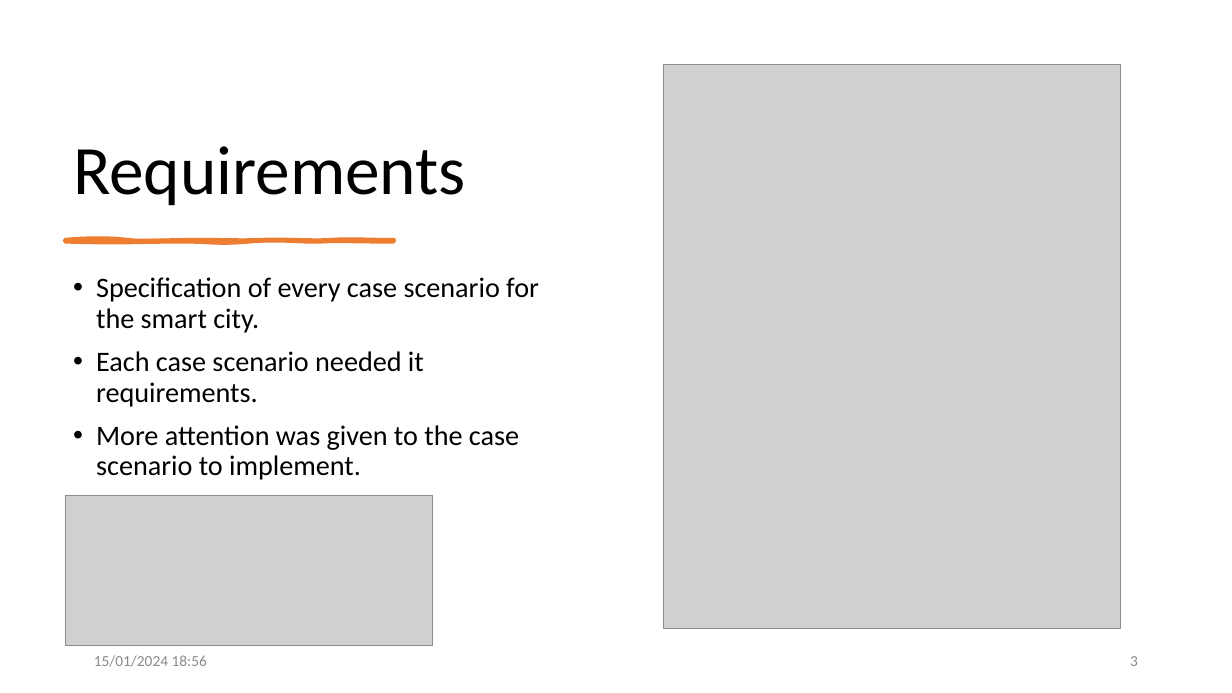
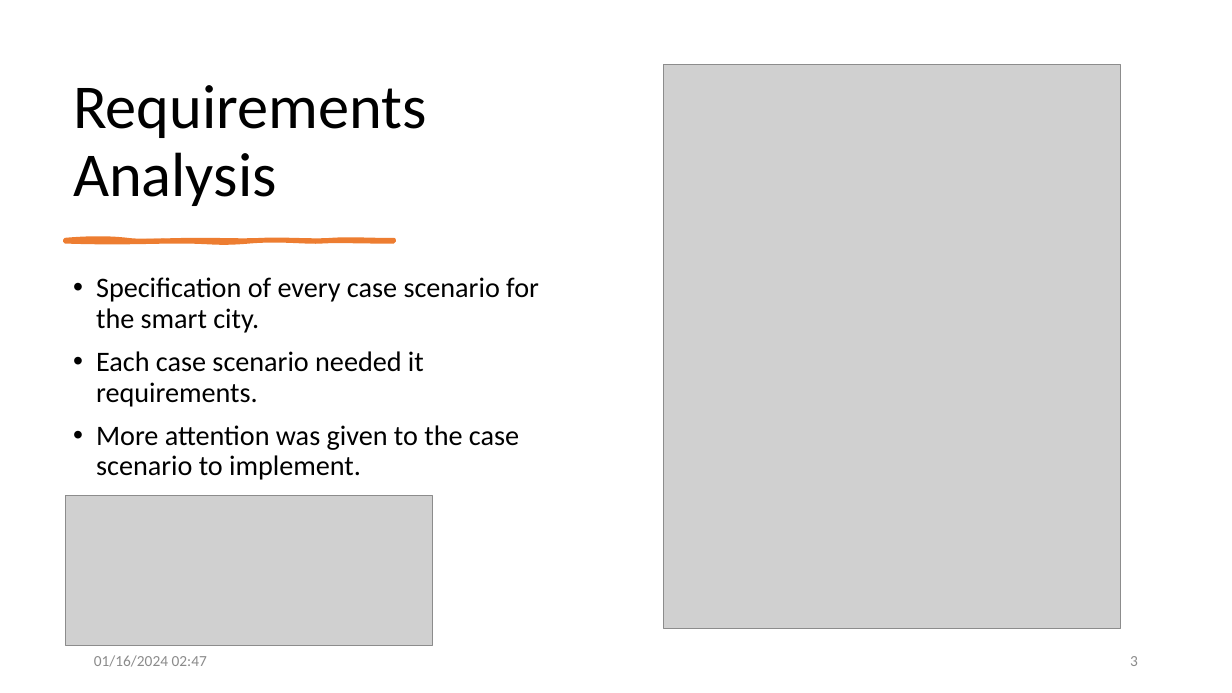
Before and after one commit to allerter/ESE-Smart-City, a slide deck: slide 3 of Requirements/Presentations/Presentation_Merge.pptx. Drawn at 1232x693 pixels with LibreOffice and Linux fonts; fonts in the diff are those of the drawing; grey boxes stand for pictures. Boxes give left, top, right and bottom in pixels: in the first picture for what was removed or moved away, otherwise in the second. Text is boxed around its words. In the diff, an @@ line names an element or a change of style, - is before the commit and + after.

```diff
--- a/Requirements/Presentations/Presentation_Merge.pptx
+++ b/Requirements/Presentations/Presentation_Merge.pptx
@@ title at <box>73,85,427,206</box>: text changed; size 54 to 48.6 pt @@
-Requirements
+Requirements Analysis
@@ text at <box>94,655,207,667</box>: text changed @@
-15/01/2024 18:56
+01/16/2024 02:47
```
Also in this commit, not shown: 25 other slides changed, 4 slides added, 2 other files.
